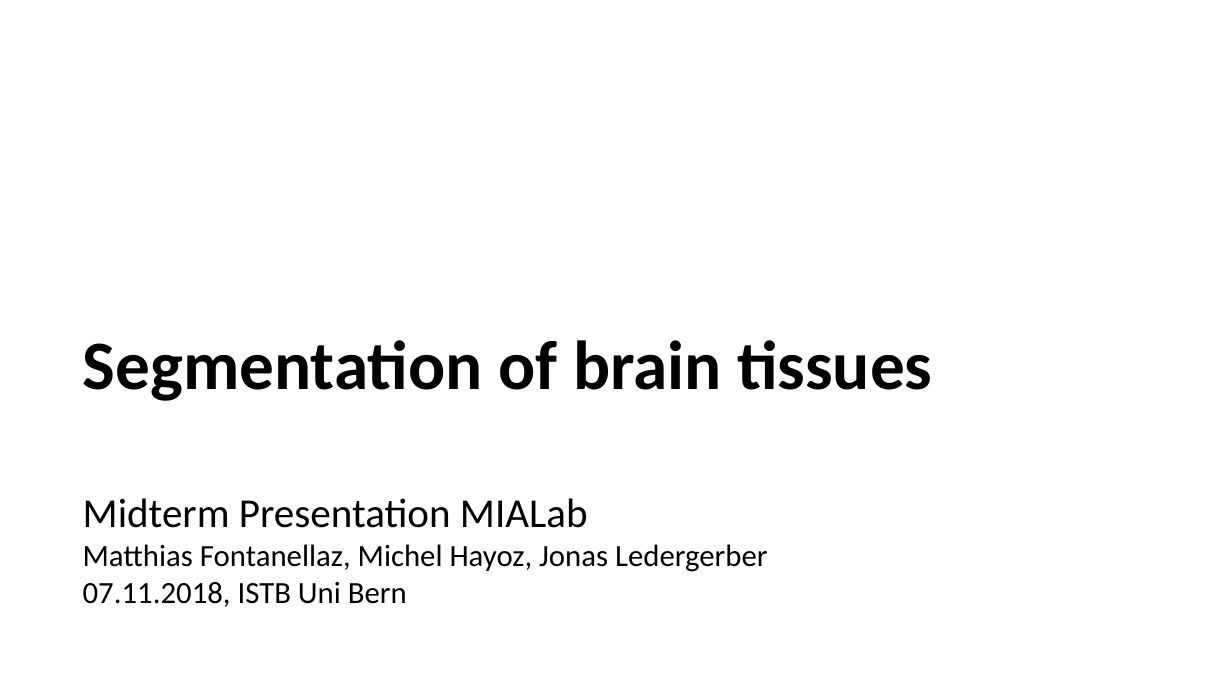
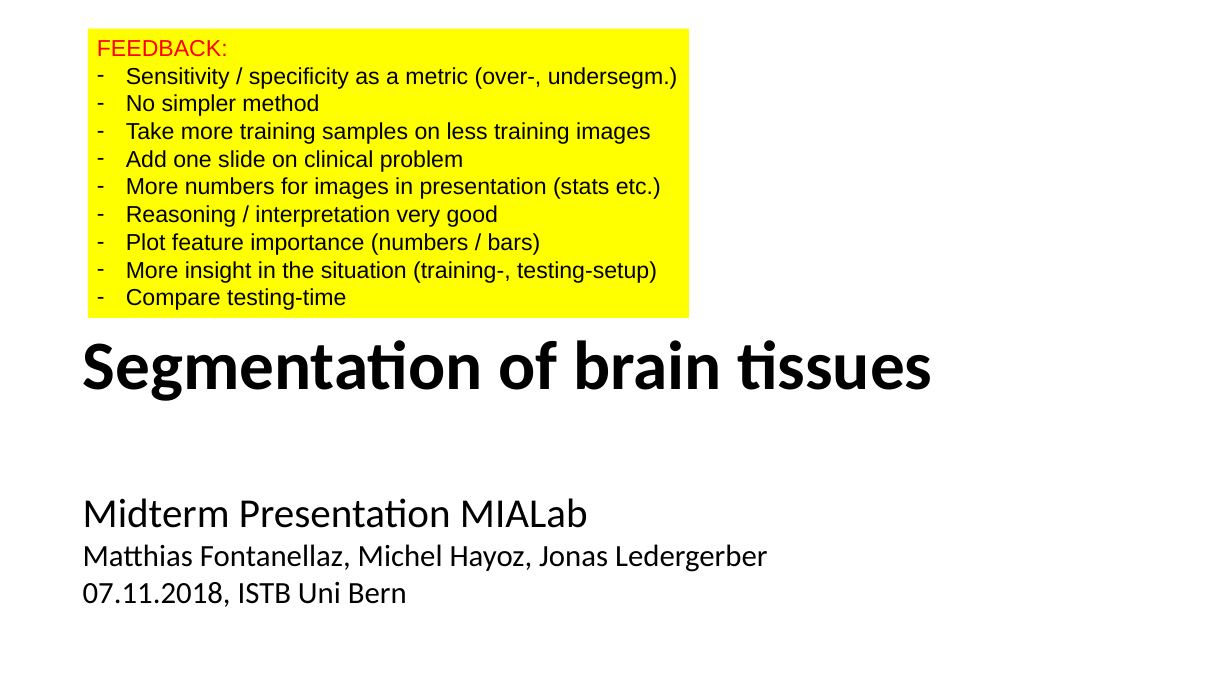
Before and after one commit to mhayoz/MIALab, a slide deck: slide 1 of Midterm Mialab.pptx. Drawn at 1232x693 pixels with LibreOffice and Linux fonts; fonts in the diff are those of the drawing; background and template pictures are left out. Boxes give left, top, right and bottom in pixels: in the first picture for what was removed or moved away, otherwise in the second. Text is boxed around its words. In the diff, an @@ line names an element or a change of style, - is before the commit and + after.

```diff
--- a/Midterm Mialab.pptx
+++ b/Midterm Mialab.pptx
@@ rectangle added at (88,29,689,318), fill #FFFF00, 18 pt, text #000000 @@
+FEEDBACK:
+– Sensitivity / specificity as a metric (over-, undersegm.)
+– No simpler method
+– Take more training samples on less training images
+– Add one slide on clinical problem
+– More numbers for images in presentation (stats etc.)
+– Reasoning / interpretation very good
+– Plot feature importance (numbers / bars)
+– More insight in the situation (training-, testing-setup)
+– Compare testing-time
```
Also in this commit, not shown: 1 slide removed.
